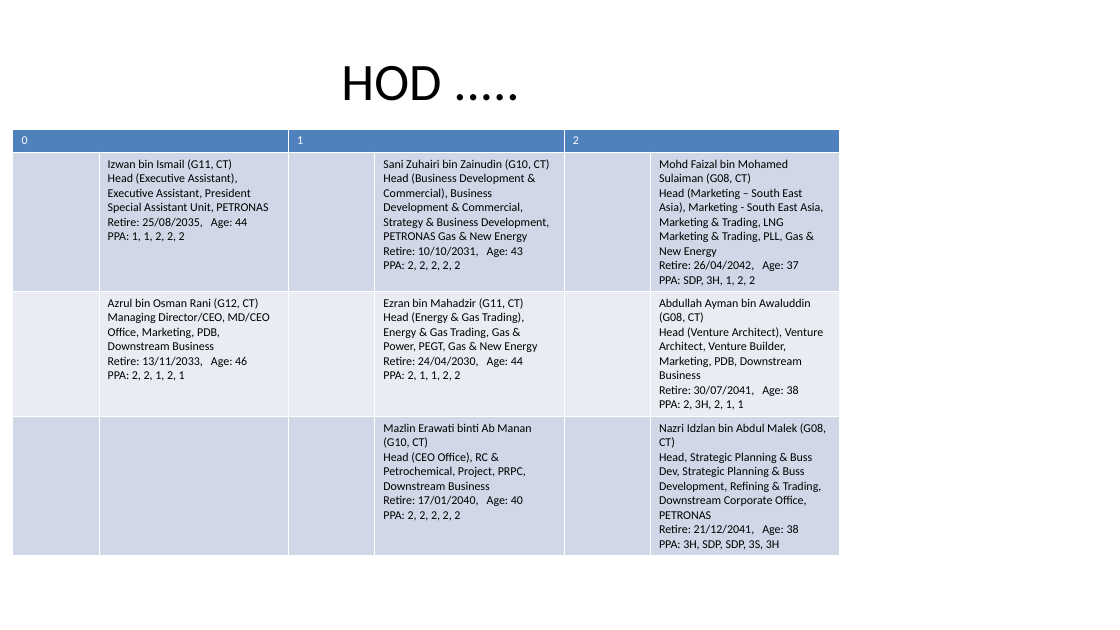
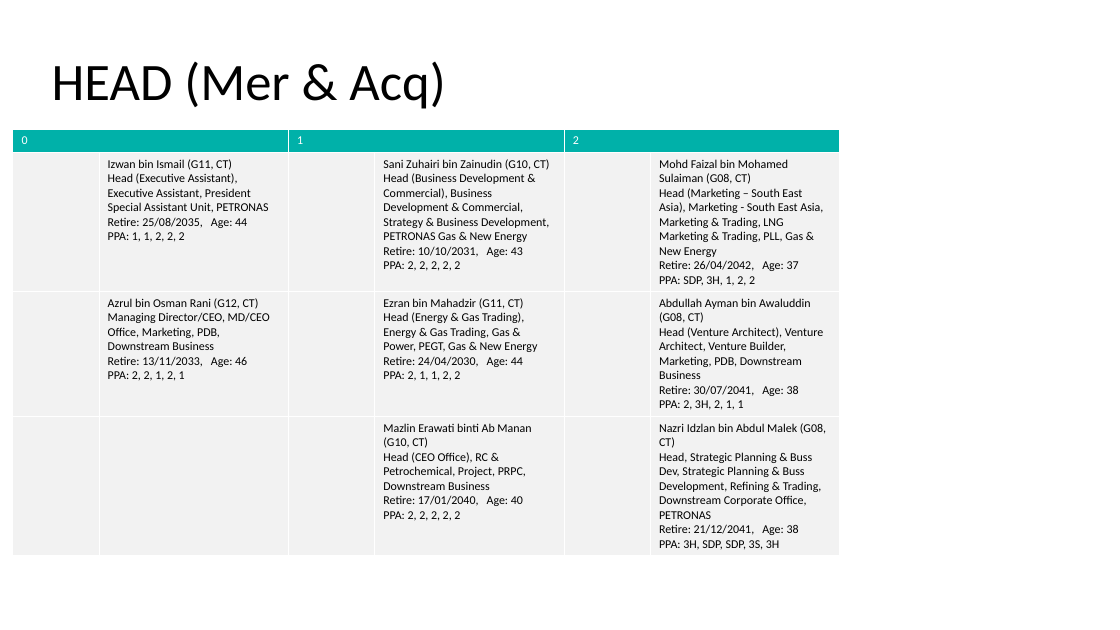
Before and after one commit to njbsb/project-2, a slide deck: slide 3 of createsp.pptx. Drawn at 1120x630 pixels with LibreOffice and Linux fonts; fonts in the diff are those of the drawing. Boxes give left, top, right and bottom in pixels: in the first picture for what was removed or moved away, otherwise in the second. Text is boxed around its words. In the diff, an @@ line names an element or a change of style, - is before the commit and + after.

```diff
--- a/createsp.pptx
+++ b/createsp.pptx
@@ title at [52, 61, 445, 109]: text changed @@
-HOD .....
+HEAD (Mer & Acq)
@@ table at [13, 129, 840, 554] @@
@@ fill #4F81BD to #00B1A9 in 3 cells @@
@@ fill #D0D8E8 to #F2F2F2 in 12 cells @@
@@ fill #E9EDF4 to #F2F2F2 in row 3 @@
@@ text at [84, 161, 258, 203]: text changed @@
-• HOD .....
+• HEAD (Mer & Acq)
```
Also in this commit, not shown: 5 other slides changed, 8 other files.
